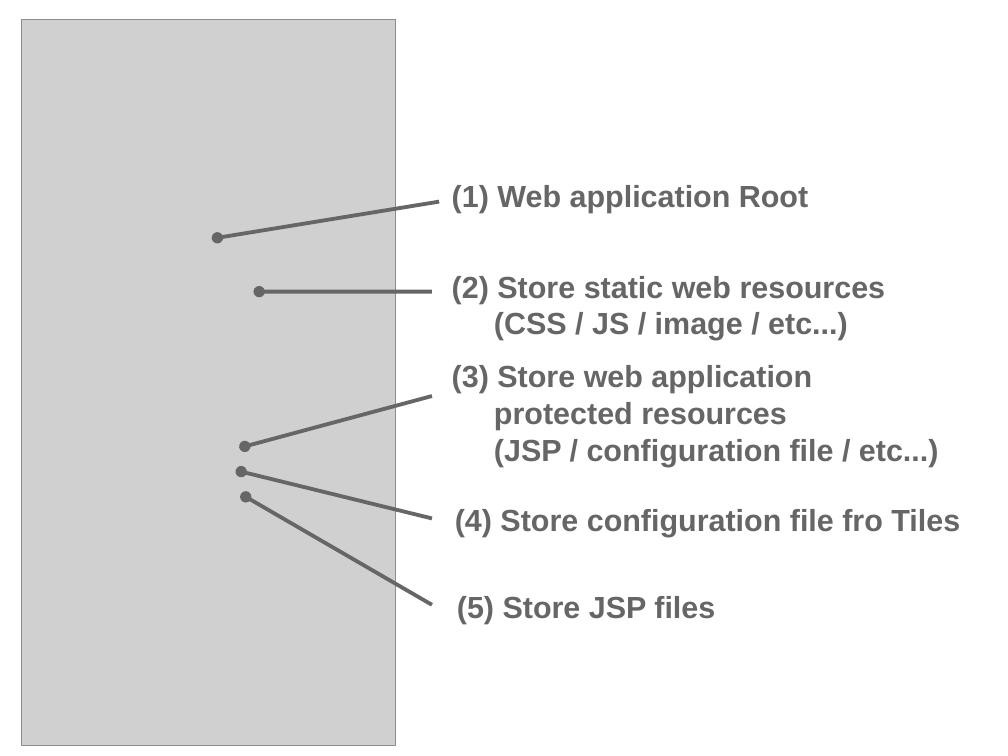
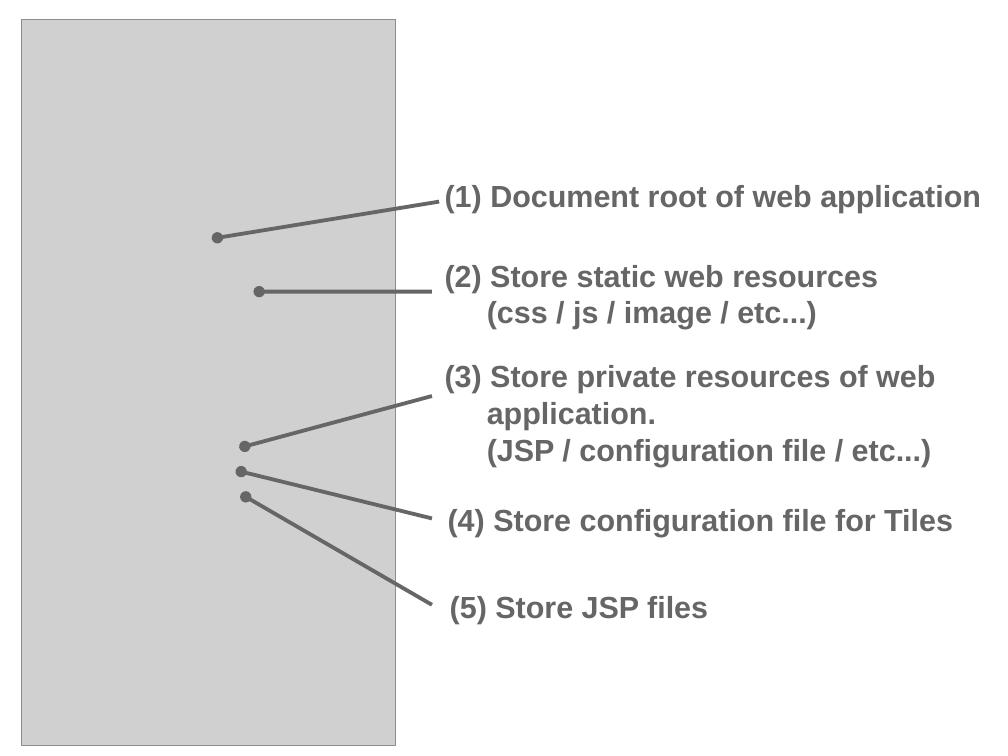
Before and after one commit to kazuki43zoo/demo-application, a slide deck: slide 9 of images/material.odp. Drawn at 1008x756 pixels with LibreOffice and Linux fonts; fonts in the diff are those of the drawing; grey boxes stand for pictures. Boxes give left, top, right and bottom in pixels: in the first picture for what was removed or moved away, otherwise in the second. Text is boxed around its words. In the diff, an @@ line names an element or a change of style, - is before the commit and + after.

Commit message:
update the image files for documentation.

```diff
--- a/images/material.odp
+++ b/images/material.odp
@@ text at (445,185,981,213): text changed @@
-(1) Web application Root
+(1) Document root of web application
@@ text "(2) Store static web resources": place and size @@
-text "(2) Store static web resources" at (452,276,886,340)
+text "(2) Store static web resources" at (445,265,878,329)
@@ text at (487,301,817,329): text changed @@
-(CSS / JS / image / etc...)
+(css / js / image / etc...)
@@ text "(3) Store private resources of ...": place and size @@
-text "(3) Store private resources of ..." at (452,365,939,467)
+text "(3) Store private resources of ..." at (445,365,935,467)
@@ text at (445,365,935,430): text changed @@
-(3) Store web application
-protected resources
+(3) Store private resources of web
+application.
@@ text at (448,509,953,537): text changed @@
-(4) Store configuration file fro Tiles
+(4) Store configuration file for Tiles
@@ text "(5) Store JSP files": place and size @@
-text "(5) Store JSP files" at (457,596,715,624)
+text "(5) Store JSP files" at (450,596,708,624)
```
Also in this commit, not shown: 1 other file.
